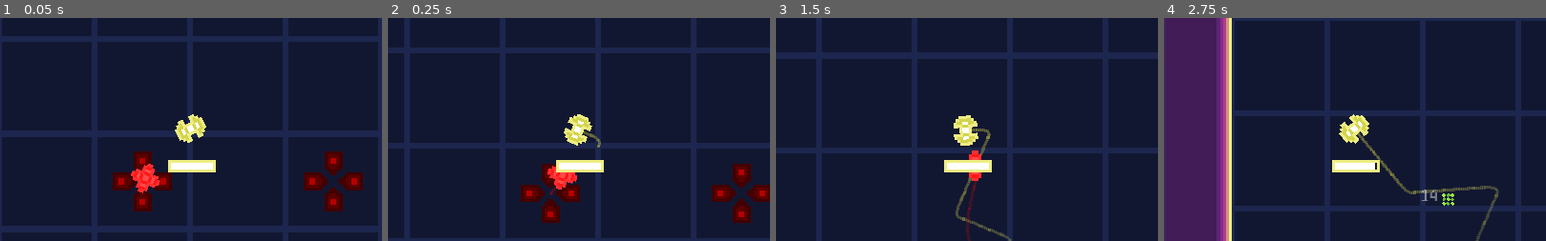
Above: before the commit, frames 1-4 (left to right).
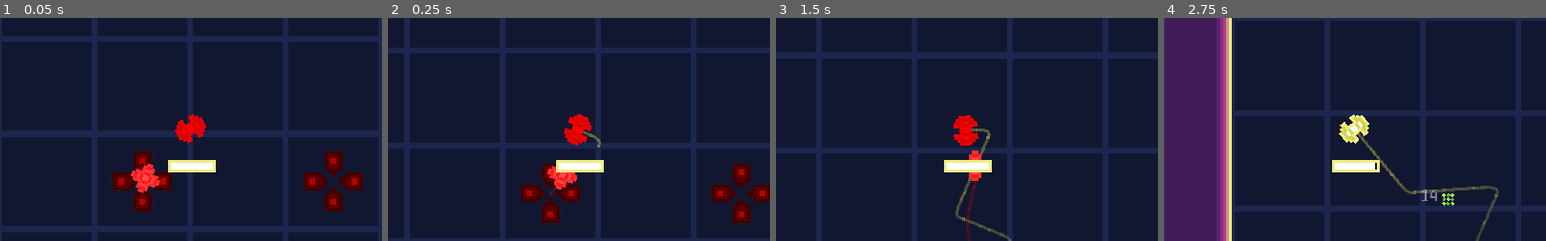
Above: after the commit, the same moments.

Repository: kosinaz/loop-breakerz
Game: Godot game, scene res://map.tscn
Two runs of this game, one before a commit and one after it. Both use one fixed random seed, a clock stepped at 60 frames per second and the inputs below.
Inputs (mouse positions are % of the whole screen's width and height, from its top left):
- Up to frame 1 (0.05 s): no input
- Up to frame 2 (0.25 s): no input
- Up to frame 3 (1.5 s): tap Enter at 0.5 s; move the mouse to (72, 45) at 0.52 s; tap 0 at 0.6, 1.35 s; move the mouse to (30, 55) at 1.27 s
- Up to frame 4 (2.75 s): move the mouse to (60, 28) at 2.02 s; tap 0 at 2.1 s
The pictures show only the part of the screen within x 46-96%, y 25-75%; the shares and areas given below are measured in that part.

The runs differ from the first frame. In frame 1, 0.6% of the frame differs, in the area x 45-54%, y 43-56%; in frame 2, 0.6%; in frame 3, 0.6%; in frame 4, nothing differs.
Error in both runs: Invalid get index 'text' (on base: 'Nil'). (res://breaker-panel.gd:71)

Commit message:
add ring of death

Diff:
--- a/Loop Breakerz/iterator.tscn
+++ b/Loop Breakerz/iterator.tscn
@@ -5,7 +5,7 @@
 [ext_resource path="res://assets/iterator-blade.png" type="Texture" id=4]
 
 [sub_resource type="CircleShape2D" id=1]
-radius = 5.0
+radius = 8.0
 
 [sub_resource type="Gradient" id=2]
 colors = PoolColorArray( 1, 0, 0, 0.533333, 1, 1, 1, 0 )
--- a/Loop Breakerz/looper.gd
+++ b/Loop Breakerz/looper.gd
@@ -92,6 +92,7 @@
 	var ring = ring_scene.instance()
 	ring.global_position = global_position
 	get_parent().add_child(ring)
+	animation_player.play("dead")
 
 func _on_damage_timer_timeout():
 	damaged = false
--- a/Loop Breakerz/looper.tscn
+++ b/Loop Breakerz/looper.tscn
@@ -10,6 +10,23 @@
 
 [sub_resource type="Gradient" id=2]
 colors = PoolColorArray( 0.933333, 0.929412, 0.513726, 0.509804, 1, 1, 1, 0 )
+
+[sub_resource type="Animation" id=4]
+resource_name = "dead"
+length = 0.8
+loop = true
+tracks/0/type = "value"
+tracks/0/path = NodePath("Sprite:modulate")
+tracks/0/interp = 1
+tracks/0/loop_wrap = true
+tracks/0/imported = false
+tracks/0/enabled = true
+tracks/0/keys = {
+"times": PoolRealArray( 0, 0.4, 0.8 ),
+"transitions": PoolRealArray( 1, 1, 1 ),
+"update": 0,
+"values": [ Color( 1, 0, 0, 1 ), Color( 0, 0.0392157, 0.478431, 1 ), Color( 1, 0, 0, 1 ) ]
+}
 
 [sub_resource type="Animation" id=3]
 resource_name = "hit"
@@ -44,6 +61,7 @@
 color_ramp = SubResource( 2 )
 
 [node name="Sprite" type="Sprite" parent="."]
+modulate = Color( 1, 0, 0, 1 )
 rotation = 1.5708
 texture = ExtResource( 1 )
 
@@ -74,6 +92,7 @@
 texture_progress = ExtResource( 4 )
 
 [node name="AnimationPlayer" type="AnimationPlayer" parent="."]
+anims/dead = SubResource( 4 )
 anims/hit = SubResource( 3 )
 
 [connection signal="timeout" from="AttackTimer" to="." method="_on_attack_timer_timeout"]
--- a/Loop Breakerz/ring.gd
+++ b/Loop Breakerz/ring.gd
@@ -1,27 +1,42 @@
-extends Node2D
+extends Area2D
 
-# Speed of ring expansion
-export var expansion_speed = 0.05
-# Maximum radius the ring can expand to
+# Reference to the Sprite node
+onready var ring_sprite = $Sprite
+
+# Speed of expansion and maximum radius
+export var expansion_speed = 1.25
 export var max_radius = 5.0
-# Initial radius
+
+# Current radius of the ring
 var current_radius = 0.0
 
+onready var collision = $CollisionShape2D
+
+func _ready():
+	# Initialize the shader radius to 0
+	var material = ring_sprite.material
+	if material is ShaderMaterial:
+		material.set_shader_param("radius", current_radius)
+
 func _process(delta):
-	# Get the material of the ring node
-	var material = $Sprite.material
 
-	# Ensure the material is a ShaderMaterial
-	if material is ShaderMaterial:
-		# Update the radius value
+	# Update and expand the radius
+	if current_radius < max_radius:
 		current_radius += expansion_speed * delta
+		print(current_radius)
+		collision.shape.radius = current_radius * 200
+		# Update the shader parameter
+		var material = ring_sprite.material
+		if material is ShaderMaterial:
+			material.set_shader_param("radius", current_radius)
+	else:
+		# Stop expansion and optionally free the node
+		queue_free()
 
-		# Clamp the radius to ensure it doesn't exceed max_radius
-		current_radius = min(current_radius, max_radius)
 
-		# Set the radius in the shader
-		material.set_shader_param("radius", current_radius)
-		print(material)
-		# Free the node when the ring reaches maximum radius
-		if current_radius >= max_radius:
-			queue_free()
+func _on_ring_body_entered(body):
+	if not body.is_in_group("enemies"):
+		return
+	var damage = 50 + randi() % 50
+	if body.has_method("take_damage"):
+		body.take_damage(damage)
--- a/Loop Breakerz/ring.tscn
+++ b/Loop Breakerz/ring.tscn
@@ -1,6 +1,6 @@
-[gd_scene load_steps=5 format=2]
+[gd_scene load_steps=6 format=2]
 
-[ext_resource path="res://ring_test.gd" type="Script" id=1]
+[ext_resource path="res://ring.gd" type="Script" id=1]
 [ext_resource path="res://assets/token.png" type="Texture" id=2]
 
 [sub_resource type="Shader" id=4]
@@ -25,7 +25,11 @@
 shader_param/radius = 0.0
 shader_param/thickness = 0.008
 
-[node name="Ring" type="Node2D"]
+[sub_resource type="CircleShape2D" id=6]
+
+[node name="Ring" type="Area2D"]
+collision_layer = 7
+collision_mask = 7
 script = ExtResource( 1 )
 
 [node name="Sprite" type="Sprite" parent="."]
@@ -33,3 +37,8 @@
 position = Vector2( 559, 276 )
 scale = Vector2( 500, 500 )
 texture = ExtResource( 2 )
+
+[node name="CollisionShape2D" type="CollisionShape2D" parent="."]
+shape = SubResource( 6 )
+
+[connection signal="body_entered" from="." to="." method="_on_ring_body_entered"]
--- a/Loop Breakerz/ring_test.gd
+++ /dev/null
@@ -1,30 +0,0 @@
-extends Node2D
-
-# Reference to the Sprite node
-onready var ring_sprite = $Sprite
-
-# Speed of expansion and maximum radius
-export var expansion_speed = 1.25
-export var max_radius = 5.0
-
-# Current radius of the ring
-var current_radius = 0.0
-
-func _ready():
-	# Initialize the shader radius to 0
-	var material = ring_sprite.material
-	if material is ShaderMaterial:
-		material.set_shader_param("radius", current_radius)
-
-func _process(delta):
-
-	# Update and expand the radius
-	if current_radius < max_radius:
-		current_radius += expansion_speed * delta
-		# Update the shader parameter
-		var material = ring_sprite.material
-		if material is ShaderMaterial:
-			material.set_shader_param("radius", current_radius)
-	else:
-		# Stop expansion and optionally free the node
-		queue_free()
--- a/Loop Breakerz/skipper.tscn
+++ b/Loop Breakerz/skipper.tscn
@@ -10,7 +10,7 @@
 [sub_resource type="Gradient" id=2]
 colors = PoolColorArray( 1, 0, 0, 1, 1, 1, 1, 0 )
 
-[node name="Skipper" type="KinematicBody2D"]
+[node name="Skipper" type="KinematicBody2D" groups=["enemies"]]
 collision_layer = 4
 collision_mask = 2
 script = ExtResource( 2 )
Not shown: 1 places in Loop Breakerz/looper.tscn that only renumber resources
